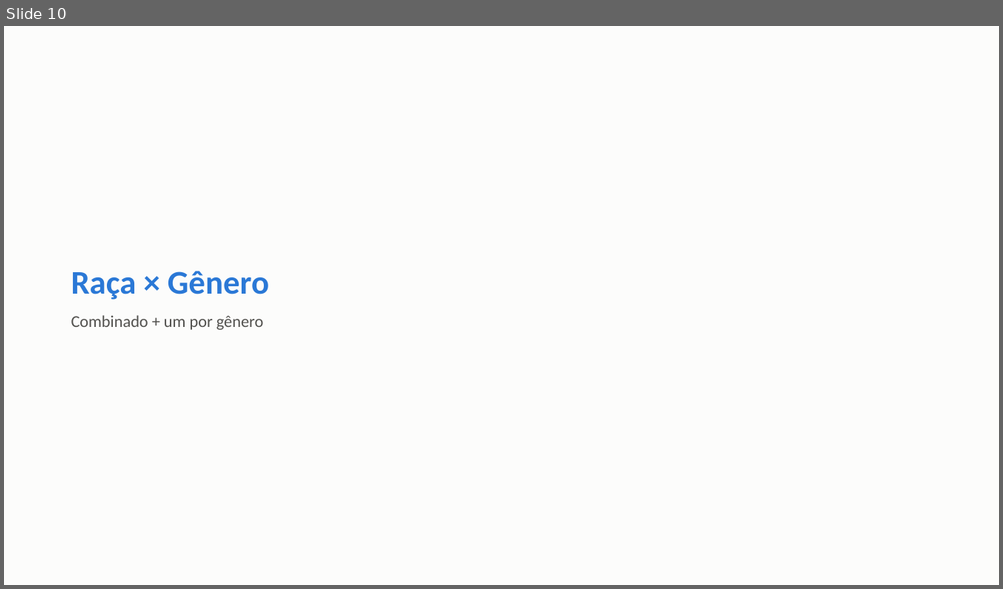
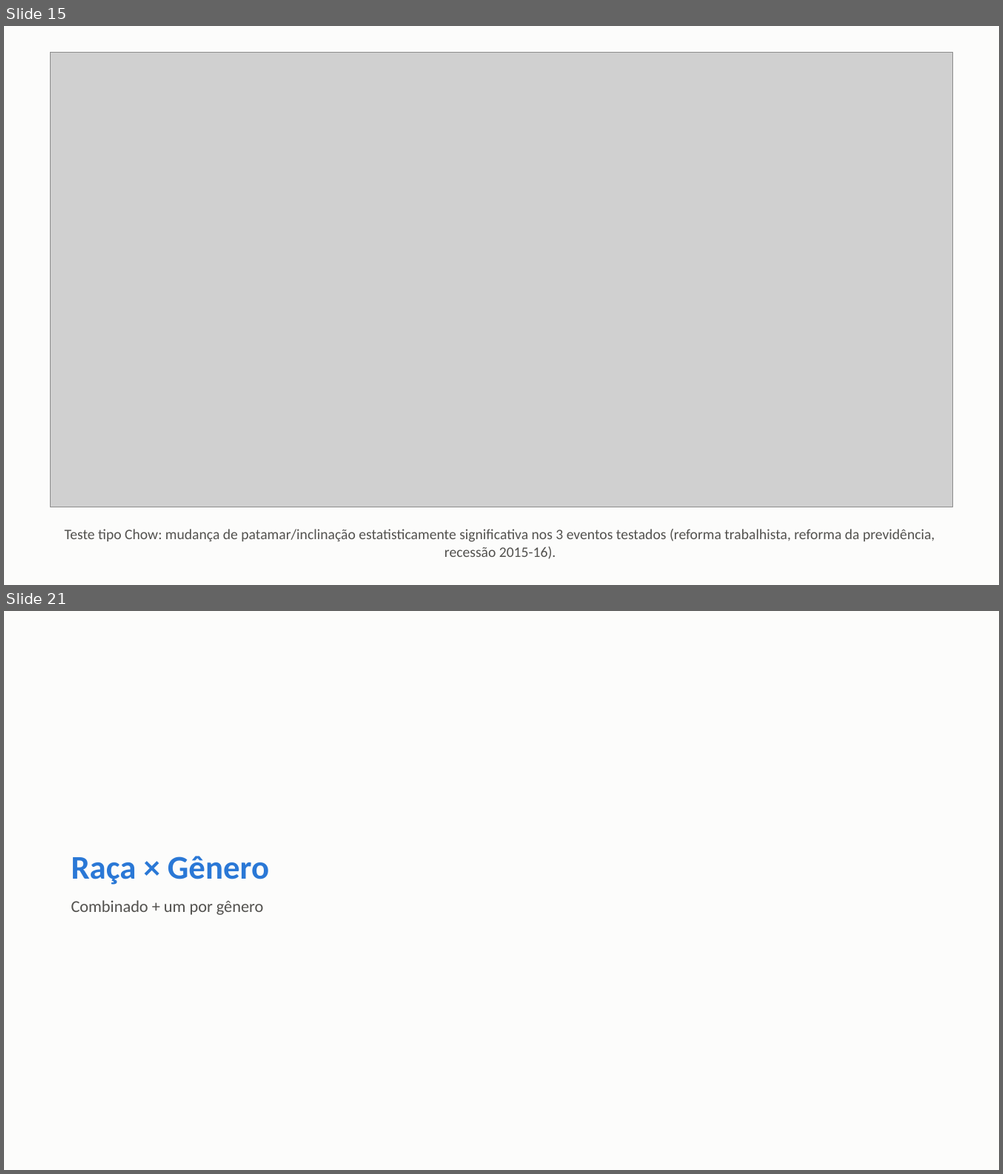
Before and after one commit to FelipeSantanaJ/Hub-Racial-Brasil, a slide deck: docs/Datahub_Racial_Brasil_Fase1.pptx. Shown one above the other, each under a label of ours: slide 10 before the commit, slides 15 and 21 after it; the slides between them are not shown. The pictures are 1003x589 and 1003x1174 pixels, drawn with LibreOffice and Linux fonts; fonts in the diff are those of the drawing; grey boxes stand for pictures. Boxes give left, top, right and bottom in pixels: in the first picture for what was removed or moved away, otherwise in the second. Text is boxed around its words. In the diff, an @@ line names an element or a change of style, - is before the commit and + after.

Commit message:
Aprofunda a Fase 1: Oaxaca-Blinder, hiato regional, segregação, quebra estrutural
Aplica teste de significância formal ao resíduo da decomposição do hiato
Branca-Negra via regressão (Oaxaca-Blinder + RIF por quantil, novas funções
em pnadc_core.py, validadas com dado sintético) — resíduo de +22% (p<0,001),
convergindo com os 24% da padronização direta. Descobre um padrão em U: o
hiato residual é menor na mediana (~15%) e maior na base (~31%) e no topo
(~36%) da distribuição de renda.

Adiciona: hiato racial por Região (Welch), índice de segregação ocupacional
de Duncan, teste de quebra estrutural (tipo Chow) nos 3 eventos já mapeados
(reforma trabalhista, reforma da previdência, recessão 2015-16) — os 3
significativos. Traz 4 variáveis novas da PNAD: informalidade/carteira
assinada, renda por hora (mostra que o hiato não vem de jornada menor),
alfabetização (60+) e desalento entre quem está fora da força de trabalho.

Corrige um bug real de decodificação (VD4009 zero-padded, dava NULL
silencioso) e descarta frequência escolar (V3014) por cobertura amostral
não explicada (~6-8%, não bate com rotação de painel nem com V3001).

53 gráficos (era 44), apresentação com 69 slides (era 58).

```diff
--- a/docs/Datahub_Racial_Brasil_Fase1.pptx
+++ b/docs/Datahub_Racial_Brasil_Fase1.pptx
@@ slide 15 added at box(4, 26, 999, 585), background #FCFCFB @@
@@ picture added at box(51, 52, 952, 507) @@
@@ text added at box(65, 529, 934, 560), 14 pt, text #52514E @@
+Teste tipo Chow: mudança de patamar/inclinação estatisticamente significativa nos 3 eventos testados (reforma trabalhista, reforma da previdência, recessão 2015-16).
@@ what was slide 10 is now slide 21 @@
```
Also in this commit, not shown: 10 other slides added, 34 other files.
